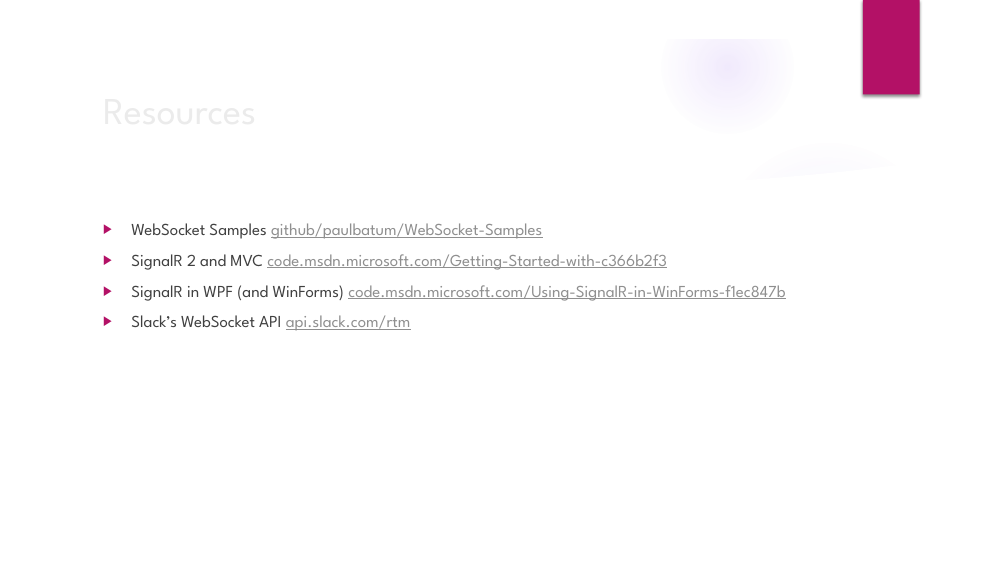
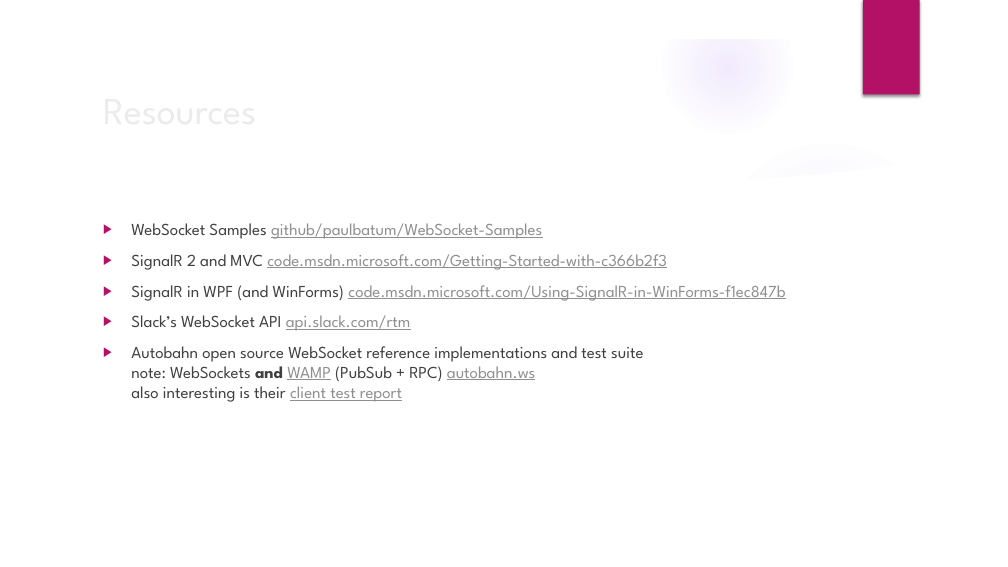
Before and after one commit to VDUNY/2016-03, a slide deck: slide 21 of Presentation.pptx. Drawn at 1008x567 pixels with LibreOffice and Linux fonts; fonts in the diff are those of the drawing; background and template pictures are left out. Boxes give left, top, right and bottom in pixels: in the first picture for what was removed or moved away, otherwise in the second. Text is boxed around its words. In the diff, an @@ line names an element or a change of style, - is before the commit and + after.

```diff
--- a/Presentation.pptx
+++ b/Presentation.pptx
@@ text at box(131, 346, 643, 402): paragraph added @@
+▶ Autobahn open source WebSocket reference implementations and test suite
+  note: WebSockets and WAMP (PubSub + RPC) autobahn.ws
+  also interesting is their client test report
```
Also in this commit, not shown: 3 other slides changed.
